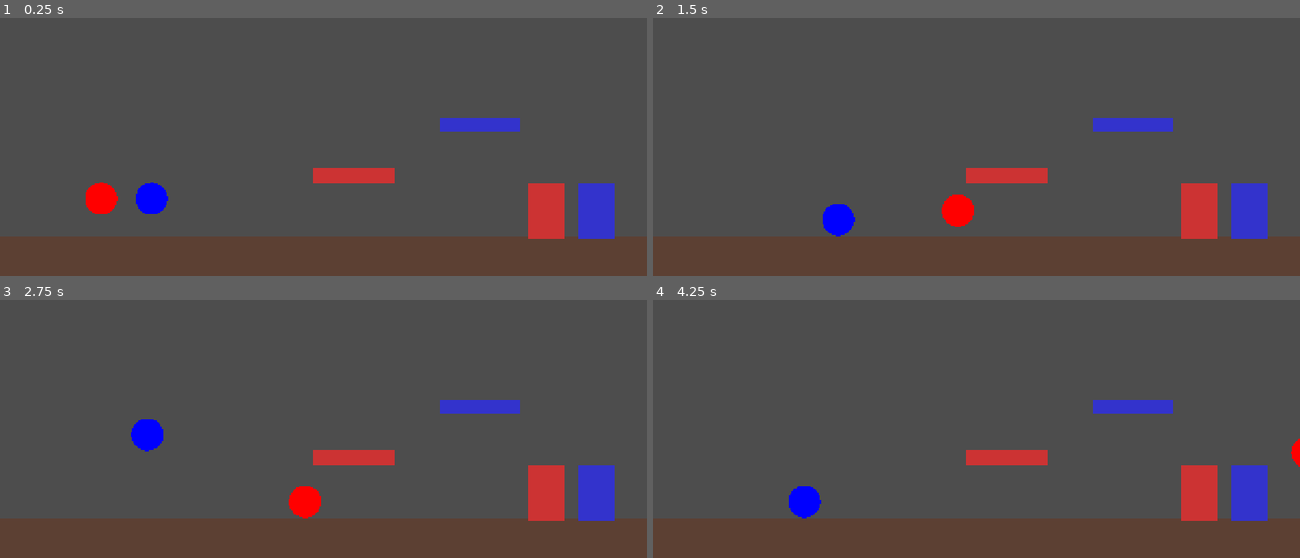
Above: before the commit, frames 1-4 (two rows, left to right).
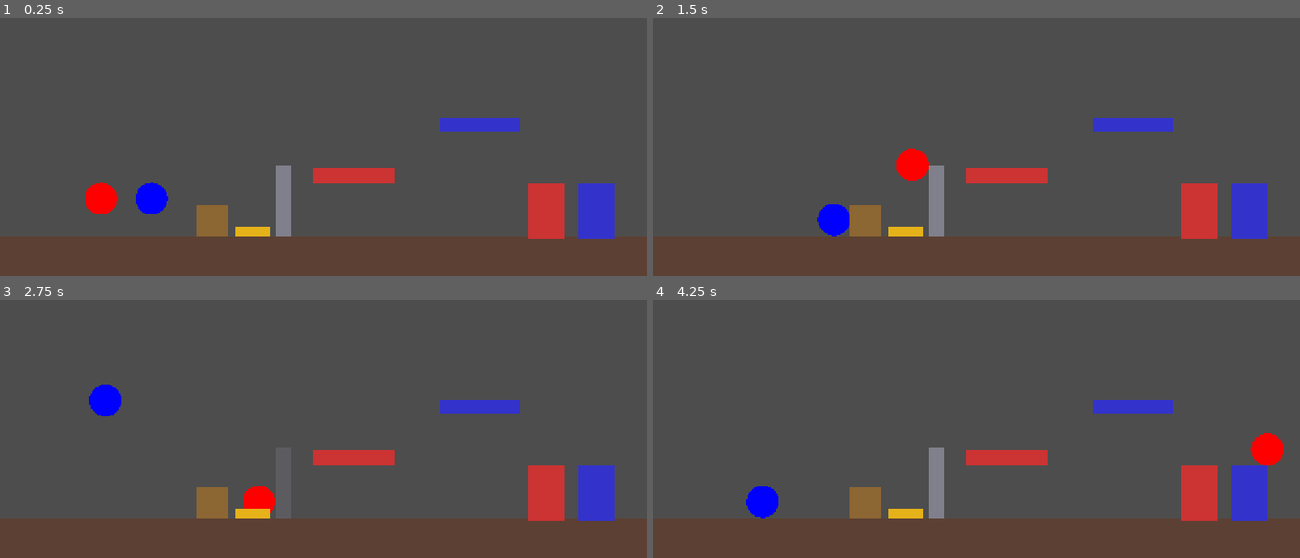
Above: after the commit, the same moments.

Repository: rrozasr-code/pomponcitos
Game: Godot game, scene res://niveles/nivel_00_prueba.tscn
Two runs of this game, one before a commit and one after it. Both use one fixed random seed, a clock stepped at 60 frames per second and the inputs below.
Inputs:
- Up to frame 1 (0.25 s): no input
- Up to frame 2 (1.5 s): tap Enter at 0.5 s; hold Space 0.53-1.28 s; hold Right from 0.53 s (still down); tap Tab at 1.35 s
- Up to frame 3 (2.75 s): tap Space at 1.52, 1.55, 1.82 s; release Right at 2.03 s; hold Left from 2.03 s (still down); hold Space from 2.03 s (still down)
- Up to frame 4 (4.25 s): release Left at 2.78 s; release Space at 2.78 s; hold Right from 2.78 s (still down); tap Tab at 2.85 s; tap Space at 3.02, 3.05, 3.32 s; hold Space from 3.53 s (still down)

The runs differ from the first frame. In frame 1, 1.4% of the frame differs, in the area x 30-45%, y 57-85%; in frame 2, 2.5%; in frame 3, 2.6%; in frame 4, 3.0%, in the area x 14-100%, y 51-85%.

Commit message:
Fase 3 (mecanicas): boton, compuerta, caja empujable y rebote
- boton.gd/boton.tscn: zona de presion que avisa con senales
  "activado"/"desactivado" cuando algo (pompon o caja) se para encima.
- compuerta.gd/compuerta.tscn: barrera que bloquea el paso mientras
  esta cerrada; un boton la abre/cierra conectando sus senales.
- caja.tscn: RigidBody2D empujable, con su propia capa de colision
  para que los pompones puedan verla y empujarla.
- pompon.gd: agrega rebote_sobre_pompon (@export) y la logica de
  rebotar mas alto al caer justo encima del otro pompon.
- nivel_00_prueba.tscn: se agregan caja, boton y compuerta conectados,
  para probar las tres mecanicas nuevas sueltas.

Co-Authored-By: Claude Sonnet 5 <noreply@anthropic.com>

Diff:
--- /dev/null
+++ b/escenas/boton.tscn
@@ -0,0 +1,21 @@
+[gd_scene load_steps=2 format=3]
+
+[ext_resource type="Script" path="res://scripts/boton.gd" id="1"]
+
+[sub_resource type="RectangleShape2D" id="1"]
+size = Vector2(70, 16)
+
+[node name="Boton" type="Area2D"]
+script = ExtResource("1")
+collision_layer = 0
+collision_mask = 24
+
+[node name="ColisionBoton" type="CollisionShape2D" parent="."]
+shape = SubResource("1")
+
+[node name="VisualBoton" type="ColorRect" parent="."]
+offset_left = -35.0
+offset_top = -8.0
+offset_right = 35.0
+offset_bottom = 8.0
+color = Color(0.9, 0.7, 0.1, 1)
--- /dev/null
+++ b/escenas/caja.tscn
@@ -0,0 +1,20 @@
+[gd_scene load_steps=2 format=3]
+
+[sub_resource type="RectangleShape2D" id="1"]
+size = Vector2(60, 60)
+
+[node name="Caja" type="RigidBody2D"]
+collision_layer = 16
+collision_mask = 9
+lock_rotation = true
+linear_damp = 5.0
+
+[node name="ColisionCaja" type="CollisionShape2D" parent="."]
+shape = SubResource("1")
+
+[node name="VisualCaja" type="ColorRect" parent="."]
+offset_left = -30.0
+offset_top = -30.0
+offset_right = 30.0
+offset_bottom = 30.0
+color = Color(0.55, 0.4, 0.2, 1)
--- /dev/null
+++ b/escenas/compuerta.tscn
@@ -0,0 +1,20 @@
+[gd_scene load_steps=2 format=3]
+
+[ext_resource type="Script" path="res://scripts/compuerta.gd" id="1"]
+
+[sub_resource type="RectangleShape2D" id="1"]
+size = Vector2(30, 140)
+
+[node name="Compuerta" type="StaticBody2D"]
+script = ExtResource("1")
+collision_layer = 1
+
+[node name="ColisionCompuerta" type="CollisionShape2D" parent="."]
+shape = SubResource("1")
+
+[node name="VisualCompuerta" type="ColorRect" parent="."]
+offset_left = -15.0
+offset_top = -70.0
+offset_right = 15.0
+offset_bottom = 70.0
+color = Color(0.5, 0.5, 0.55, 1)
--- a/niveles/nivel_00_prueba.tscn
+++ b/niveles/nivel_00_prueba.tscn
@@ -1,8 +1,11 @@
-[gd_scene load_steps=6 format=3]
+[gd_scene load_steps=9 format=3]
 
 [ext_resource type="Script" path="res://scripts/gestor_nivel.gd" id="1"]
 [ext_resource type="PackedScene" path="res://escenas/pompon.tscn" id="2"]
 [ext_resource type="PackedScene" path="res://escenas/puerta.tscn" id="3"]
+[ext_resource type="PackedScene" path="res://escenas/boton.tscn" id="4"]
+[ext_resource type="PackedScene" path="res://escenas/compuerta.tscn" id="5"]
+[ext_resource type="PackedScene" path="res://escenas/caja.tscn" id="6"]
 
 [sub_resource type="RectangleShape2D" id="1"]
 size = Vector2(1280, 80)
@@ -79,3 +82,15 @@
 
 [node name="VisualPuerta" parent="PuertaAzul" index="1"]
 color = Color(0.2, 0.2, 0.8, 1)
+
+[node name="Caja" parent="." instance=ExtResource("6")]
+position = Vector2(420, 600)
+
+[node name="Boton" parent="." instance=ExtResource("4")]
+position = Vector2(500, 632)
+
+[node name="Compuerta" parent="." instance=ExtResource("5")]
+position = Vector2(560, 570)
+
+[connection signal="activado" from="Boton" to="Compuerta" method="abrir"]
+[connection signal="desactivado" from="Boton" to="Compuerta" method="cerrar"]
--- a/project.godot
+++ b/project.godot
@@ -28,6 +28,7 @@
 2d_physics/layer_2="Plataforma Roja"
 2d_physics/layer_3="Plataforma Azul"
 2d_physics/layer_4="Pompones"
+2d_physics/layer_5="Cajas"
 
 [rendering]
 
--- /dev/null
+++ b/scripts/boton.gd
@@ -0,0 +1,28 @@
+extends Area2D
+
+## Botón de presión: cuando algo le hace peso encima (un pompón o una caja),
+## avisa con la señal "activado". Cuando ya no queda nada encima, avisa con
+## "desactivado". Otras cosas del nivel (como una compuerta) se conectan
+## a estas señales para reaccionar, sin que el botón necesite saber qué son.
+
+signal activado
+signal desactivado
+
+var cosas_encima := 0
+
+
+func _ready() -> void:
+	body_entered.connect(_al_entrar)
+	body_exited.connect(_al_salir)
+
+
+func _al_entrar(_cuerpo: Node2D) -> void:
+	cosas_encima += 1
+	if cosas_encima == 1:
+		activado.emit()
+
+
+func _al_salir(_cuerpo: Node2D) -> void:
+	cosas_encima -= 1
+	if cosas_encima == 0:
+		desactivado.emit()
--- /dev/null
+++ b/scripts/compuerta.gd
@@ -0,0 +1,21 @@
+extends StaticBody2D
+
+## Una compuerta bloquea el paso mientras está cerrada. Empieza cerrada,
+## y algo (normalmente un botón) la abre o la cierra llamando a estas
+## dos funciones.
+
+func _ready() -> void:
+	cerrar()
+
+
+func abrir() -> void:
+	# "set_deferred" espera a que termine el paso de física actual antes
+	# de desactivar la colisión, para que Godot no se confunda a mitad
+	# de un cálculo.
+	$ColisionCompuerta.set_deferred("disabled", true)
+	modulate.a = 0.3
+
+
+func cerrar() -> void:
+	$ColisionCompuerta.set_deferred("disabled", false)
+	modulate.a = 1.0
--- a/scripts/pompon.gd
+++ b/scripts/pompon.gd
@@ -10,15 +10,17 @@
 const CAPA_PLATAFORMA_ROJA := 2
 const CAPA_PLATAFORMA_AZUL := 4
 const CAPA_POMPONES := 8
+const CAPA_CAJAS := 16
 
 @export var color: TipoColor = TipoColor.ROJO
 @export var radio: float = 32.0
 
-# Estas tres son las que se pueden cambiar desde el Inspector de Godot,
-# sin tocar este código, para probar cómo se siente el movimiento.
+# Estas se pueden cambiar desde el Inspector de Godot, sin tocar este
+# código, para probar cómo se siente el movimiento.
 @export var velocidad: float = 300.0
 @export var fuerza_salto: float = 700.0
 @export var gravedad: float = 1500.0
+@export var rebote_sobre_pompon: float = 1000.0
 
 # Cuando no es tu turno (en modo Solo, el que no controlas), esto queda
 # en false y el pompón no se mueve solo, pero sigue afectado por la gravedad.
@@ -33,9 +35,9 @@
 	$ColisionPompon.shape = forma
 
 	# Todo pompón está en la capa "Pompones" (así se pueden pisar entre ellos),
-	# y puede chocar con el piso gris y con las plataformas de SU color.
+	# y puede chocar con el piso gris, las cajas, y las plataformas de SU color.
 	collision_layer = CAPA_POMPONES
-	var mascara := CAPA_PISO | CAPA_POMPONES
+	var mascara := CAPA_PISO | CAPA_POMPONES | CAPA_CAJAS
 	if color == TipoColor.ROJO:
 		mascara |= CAPA_PLATAFORMA_ROJA
 	else:
@@ -54,24 +56,30 @@
 
 	# Si no es el pompón que estás controlando ahora, se queda quieto
 	# (no camina solo), pero igual cae si no tiene piso debajo.
-	if not controlado:
+	if controlado:
+		# Movimiento izquierda/derecha con las flechas del teclado.
+		var direccion := 0.0
+		if Input.is_key_pressed(KEY_LEFT):
+			direccion -= 1.0
+		if Input.is_key_pressed(KEY_RIGHT):
+			direccion += 1.0
+		velocity.x = direccion * velocidad
+
+		# Saltar: solo si está tocando el piso, así no puede saltar en el aire.
+		if Input.is_key_pressed(KEY_SPACE) and is_on_floor():
+			velocity.y = -fuerza_salto
+	else:
 		velocity.x = 0.0
-		move_and_slide()
-		return
-
-	# Movimiento izquierda/derecha con las flechas del teclado.
-	var direccion := 0.0
-	if Input.is_key_pressed(KEY_LEFT):
-		direccion -= 1.0
-	if Input.is_key_pressed(KEY_RIGHT):
-		direccion += 1.0
-	velocity.x = direccion * velocidad
-
-	# Saltar: solo si está tocando el piso, así no puede saltar en el aire.
-	if Input.is_key_pressed(KEY_SPACE) and is_on_floor():
-		velocity.y = -fuerza_salto
 
 	move_and_slide()
+
+	# Rebote: los pompones son blandos, así que si uno cae justo encima
+	# del OTRO pompón, rebota más alto, como en un trampolín.
+	for i in get_slide_collision_count():
+		var colision := get_slide_collision(i)
+		var otro := colision.get_collider()
+		if otro is CharacterBody2D and otro.get_script() == get_script() and colision.get_normal().y < -0.5:
+			velocity.y = -rebote_sobre_pompon
 
 
 func _draw() -> void:
Not shown, added: scripts/boton.gd.uid
Not shown, added: scripts/compuerta.gd.uid
